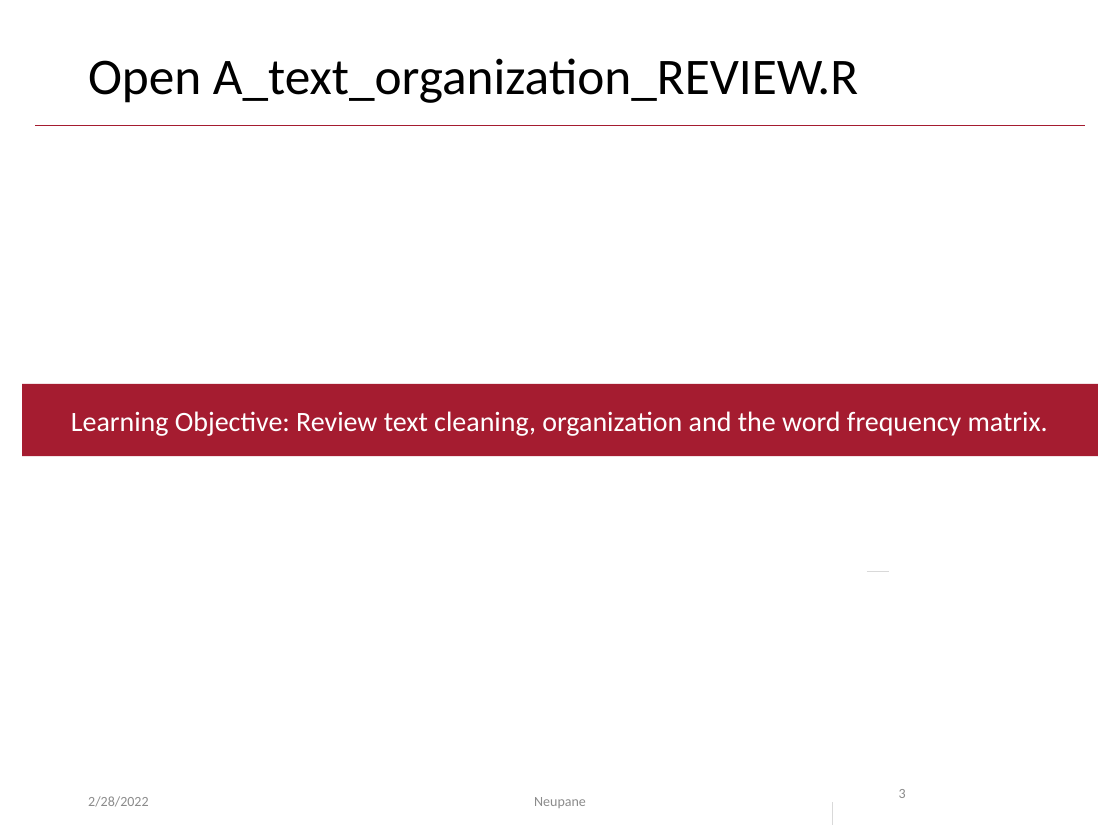
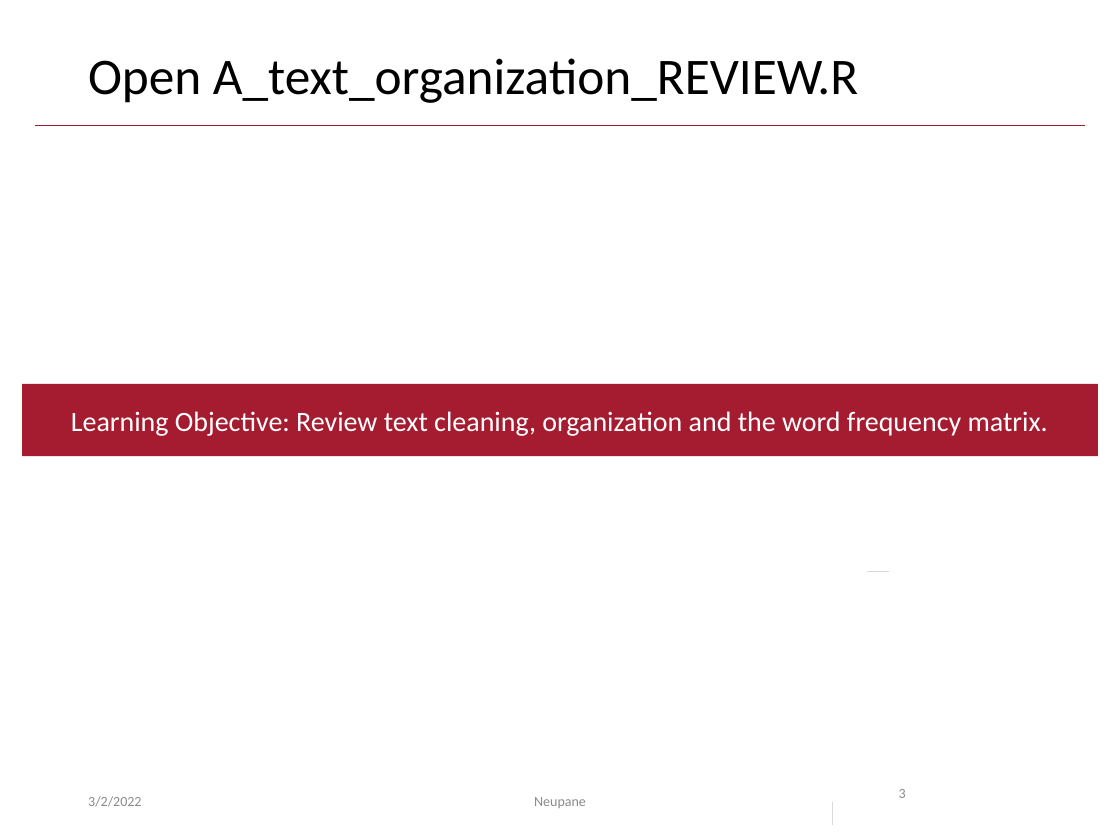
Before and after one commit to BikalpaN/Text-Mining-NLP, a slide deck: slide 3 of Lessons/class3/Class3A_Freq_Assocs.pptx. Drawn at 1120x840 pixels with LibreOffice and Linux fonts; fonts in the diff are those of the drawing. Boxes give left, top, right and bottom in pixels: in the first picture for what was removed or moved away, otherwise in the second. Text is boxed around its words. In the diff, an @@ line names an element or a change of style, - is before the commit and + after.

```diff
--- a/Lessons/class3/Class3A_Freq_Assocs.pptx
+++ b/Lessons/class3/Class3A_Freq_Assocs.pptx
@@ text at [88,796,141,807]: text changed @@
-2/28/2022
+3/2/2022
```
Also in this commit, not shown: 16 other slides changed, 21 other files.
